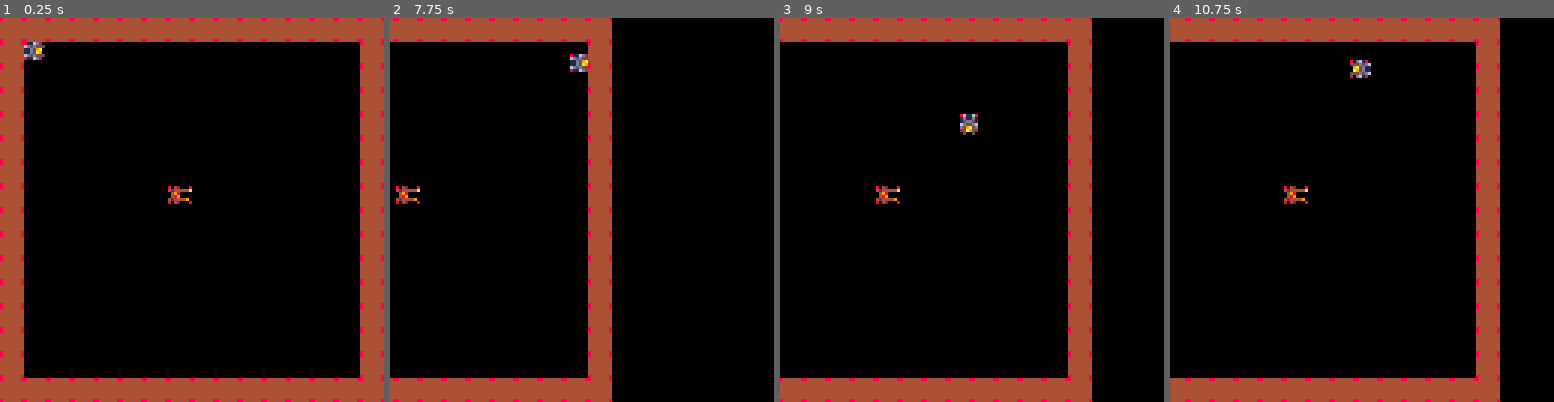
Above: before the commit, frames 1-4 (left to right).
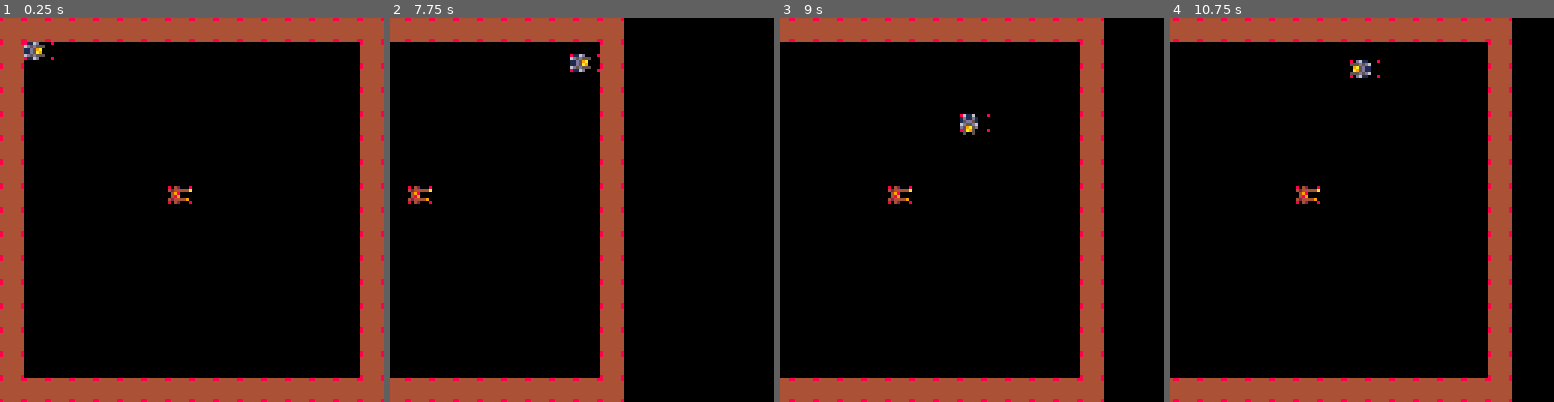
Above: after the commit, the same moments.

Repository: Radonchnk/camera_game
Game: PICO-8 cartridge cameragame.p8
Two runs of this game, one before a commit and one after it. Both use one fixed random seed, a clock stepped at 60 frames per second and the inputs below.
Inputs:
- Up to frame 1 (0.25 s): no input
- Up to frame 2 (7.75 s): hold Right 1.6-2.1 s; hold Up 2.15-2.42 s; hold Right 2.47-3.03 s; hold Left 3.08-3.58 s; hold Down 3.63-3.97 s; hold Right 4.02-4.68 s; hold Up 4.73-5.03 s; hold Left 5.08-5.68 s; hold Down 5.73-6.03 s; hold Right 6.08-6.58 s; hold Right 6.63-7.13 s; hold Up 7.18-7.45 s; hold Right from 7.5 s (still down)
- Up to frame 3 (9 s): release Right at 8.07 s; hold Left 8.12-8.62 s; hold Down from 8.67 s (still down)
- Up to frame 4 (10.75 s): release Down at 9 s; hold Right 9.05-9.72 s; hold Up 9.77-10.07 s; hold Left 10.12-10.72 s

The runs differ from the first frame. In frame 1, less than 0.1% of the frame differs, in the area x 10-15%, y 6-11%; in frame 2, 7.4%; in frame 3, 7.8%; in frame 4, 7.8%, in the area x 0-90%, y 0-100%.

Commit message:
merge conflict

Diff:
--- a/main.lua
+++ b/main.lua
@@ -18,7 +18,7 @@
     poke(0x5f2d, 1)
 
     -- innitialise player
-    p = player:new(tile_to_pixel(1), tile_to_pixel(1), 6, 6)
+    p = player:new(tile_to_pixel(1), tile_to_pixel(1), 10, 6)
 
     -- make level and shit
     setup_walls()
